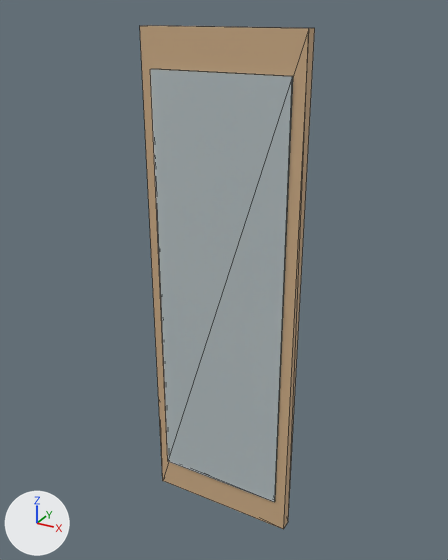
The glTF model storage/picture/mocan-75.glb: old version first, new version second.
One viewpoint serves both versions: a camera (50 mm lens) standing at (0.851, -1.537, 1.647) and looking at (-0.004, 0.018, 0.87). Lighting does not change. The marker at lower left points along +X, +Y and +Z. The first picture is the older version. Mesh edges are drawn as thin lines. Vertices at exactly the same position are counted once.

In view in the first picture: 'furniture'.
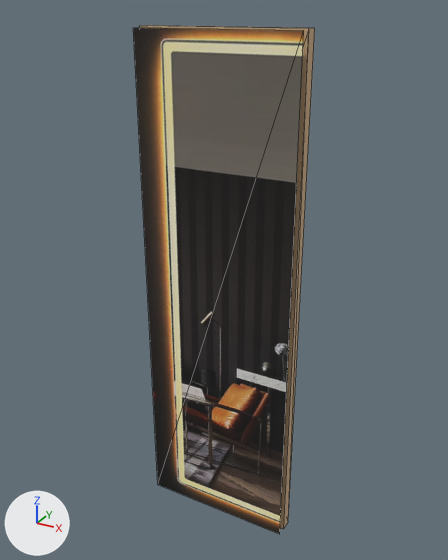
What differs and where, as boxes [x1, y1, x2, y2] in the pictures (448 x 560 px):
'furniture', reshaped: before [140, 26, 315, 529]; after [133, 26, 315, 534]
part 1 of me_mesh_0, added: after [133, 28, 304, 534]

What changed in the scene script:
```text
Add img_image_0:
    img_image_0 = load_image('Image_0', '_unpacked/Image_0', 900, 900, 'sRGB')
Add mat_photo:
    mat_photo = principled_material('photo')
    mat_photo.texture = img_image_0
    mat_photo.roughness = 0.85
Change me_mesh_0:
    used by ob_furniture; location = (0.0, 0.0, 0.0)
    verts and faces of me_mesh_0; kept vertices keep their numbers, new ones are numbered from 16
    remove me_mesh_0.from_pydata(...)  # 16 vertices, 24 faces; spans x -0.25..0.25, y -0.03..0.02, z 0.0..1.6
    add me_mesh_0.from_pydata(...)  # 20 vertices, 26 faces; spans x -0.25..0.25, y -0.05..0.02, z 0.0..1.6
    me_mesh_0 part 1
    add verts[16] = (-0.25, -0.05, 0.0)  # pixel (157, 484)
    add verts[17] = (0.25, -0.05, 0.0)  # pixel (279, 534)
    add verts[18] = (0.25, -0.05, 1.6)  # pixel (303, 30)
    add verts[19] = (-0.25, -0.05, 1.6)  # pixel (133, 27)
    add faces += [(16, 17, 18), (16, 18, 19)]  # mat_photo (picture img_image_0)
    add me_mesh_0.materials.append(mat_photo)  # picture img_image_0
```
